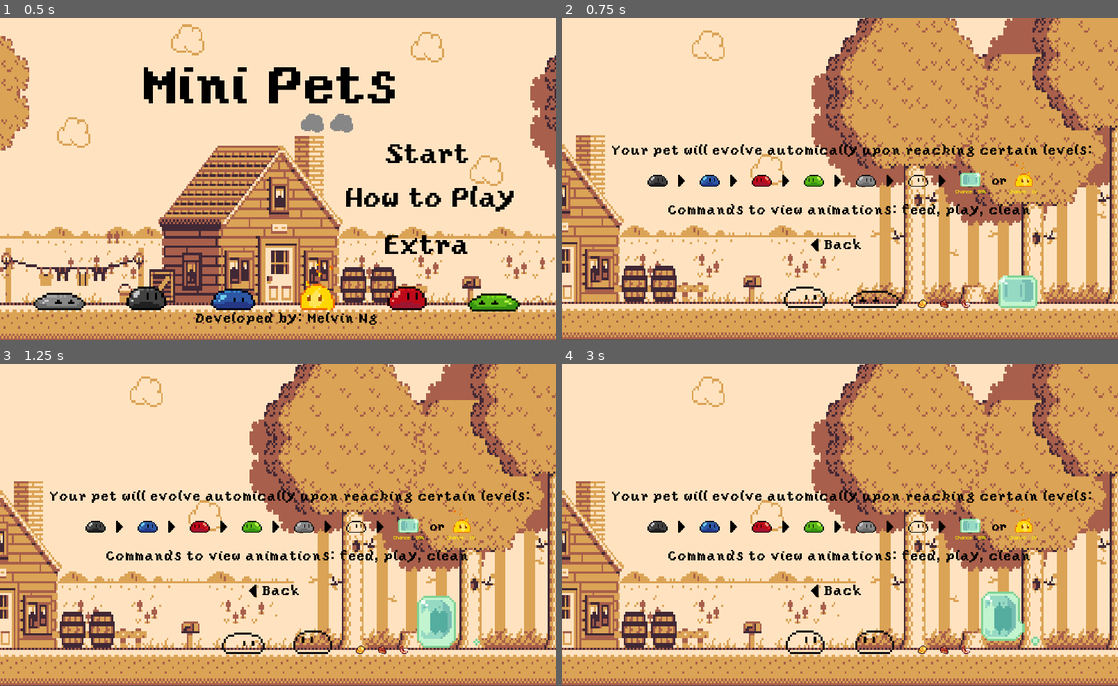
Above: before the commit, frames 1-4 (two rows, left to right).
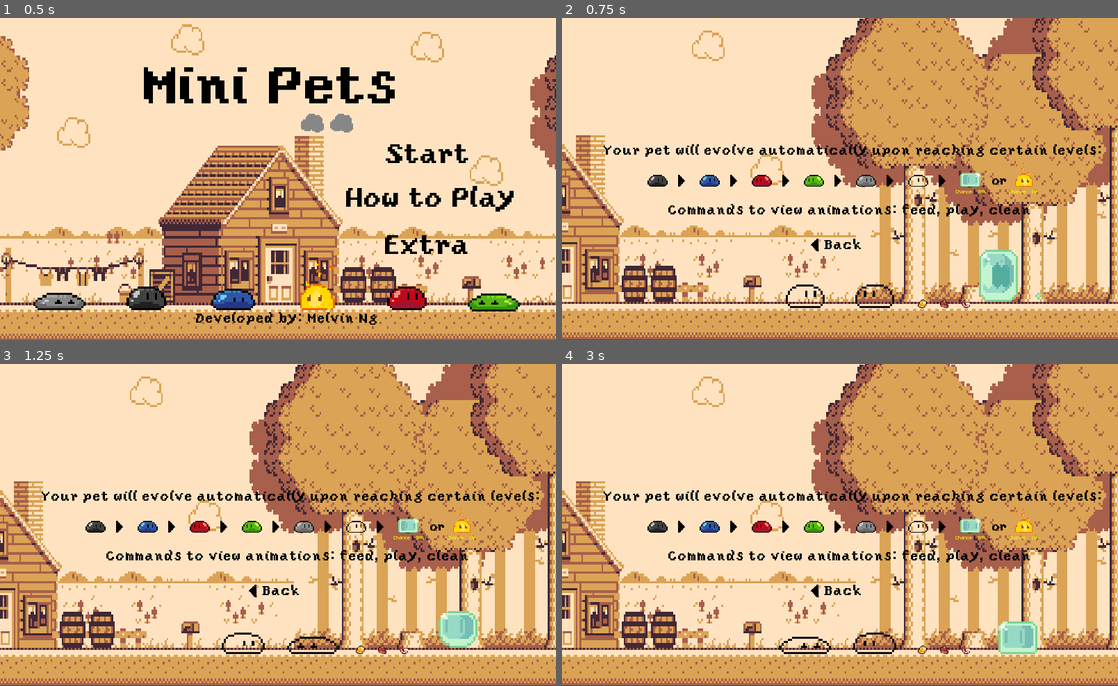
Above: after the commit, the same moments.

Repository: melvincwng/mini-pets
Game: Godot game, scene res://Scenes/MainMenu.tscn
The game is run twice, just before and just after one commit, with the same random seed, the same clock (stepped at 60 frames per second) and the same inputs.
Inputs (mouse positions are in pixels of both pictures, inside the frame that each line leads up to):
- Up to frame 1 (0.5 s): no input
- Up to frame 2 (0.75 s): click "Extra" at 0.5 s
- Up to frame 3 (1.25 s): no input
- Up to frame 4 (3 s): move the mouse to (962, 508) at 1.27 s; move the mouse to (728, 541) at 2.02 s; move the mouse to (895, 454) at 2.77 s

Frame 1 is identical in both runs. In frame 2, 3.0% of the frame differs, in the area x 7-97%, y 39-91%; in frame 3, 2.9%; in frame 4, 3.0%.

Commit message:
Correct spelling error in Extra.tscn & Remove grab_focus() in Input.gd

Diff:
--- a/Scenes/Extra.tscn
+++ b/Scenes/Extra.tscn
@@ -101,17 +101,16 @@
 autoplay = true
 
 [node name="Label" type="Label" parent="."]
-margin_left = 88.0
+margin_left = 72.0
 margin_top = 232.0
-margin_right = 937.0
+margin_right = 953.0
 margin_bottom = 258.0
 custom_fonts/font = SubResource( 2 )
 custom_colors/font_color = Color( 0, 0, 0, 1 )
-text = "Your pet will evolve automically upon reaching certain levels:"
-align = 1
-valign = 1
-__meta__ = {
-"_edit_lock_": true,
+text = "Your pet will evolve automatically upon reaching certain levels:"
+align = 1
+valign = 1
+__meta__ = {
 "_edit_use_anchors_": false
 }
 
@@ -296,6 +295,7 @@
 scale = Vector2( 4, 4 )
 frames = SubResource( 11 )
 animation = "Idle"
+frame = 4
 playing = true
 flip_h = true
 __meta__ = {
@@ -306,7 +306,7 @@
 position = Vector2( 192, 472 )
 scale = Vector2( 4, 4 )
 frames = SubResource( 12 )
-frame = 5
+frame = 4
 playing = true
 __meta__ = {
 "_edit_lock_": true
@@ -316,7 +316,6 @@
 position = Vector2( 448, 472 )
 scale = Vector2( 4, 4 )
 frames = SubResource( 13 )
-frame = 3
 playing = true
 __meta__ = {
 "_edit_lock_": true
@@ -326,7 +325,7 @@
 position = Vector2( 576, 472 )
 scale = Vector2( 4, 4 )
 frames = SubResource( 13 )
-frame = 2
+frame = 4
 playing = true
 flip_h = true
 __meta__ = {
--- a/Scenes/Input.gd
+++ b/Scenes/Input.gd
@@ -1,15 +1,13 @@
 extends LineEdit
 
-# Called when the node enters the scene tree for the first time.
 func _ready():
-	# when the line-edit node loads, it will automatically allow us to type
-	grab_focus()
-
-
-# Called every frame. 'delta' is the elapsed time since the previous frame.
-#func _process(delta):
-#	pass
-
+	pass
+	# when the line-edit node loads, using grab_focus() will automatically focus on the line-edit node
+	# hence allowing users to type immediately
+	# but I removed/commented it
+	# cause in mobile phones, it will automatically open the keyboard panel (distracting)
+	# Hence, now users can type still but only if they click the line-edit node area
+	# grab_focus()
 
 func _on_Input_text_entered(new_text):
 	clear()
--- a/Scenes/MainScene.tscn
+++ b/Scenes/MainScene.tscn
@@ -245,19 +245,29 @@
 
 [sub_resource type="SpriteFrames" id=1]
 animations = [ {
+"frames": [ ExtResource( 34 ), ExtResource( 36 ), ExtResource( 32 ), ExtResource( 33 ), ExtResource( 35 ) ],
+"loop": true,
+"name": "Clean",
+"speed": 5.0
+}, {
 "frames": [ ExtResource( 3 ), ExtResource( 6 ), ExtResource( 7 ), ExtResource( 4 ), ExtResource( 5 ) ],
 "loop": true,
 "name": "Idle",
 "speed": 5.0
 }, {
-"frames": [ ExtResource( 34 ), ExtResource( 36 ), ExtResource( 32 ), ExtResource( 33 ), ExtResource( 35 ) ],
-"loop": true,
-"name": "Clean",
-"speed": 5.0
-}, {
-"frames": [ ExtResource( 19 ), ExtResource( 14 ), ExtResource( 18 ), ExtResource( 16 ), ExtResource( 15 ), ExtResource( 17 ) ],
-"loop": true,
-"name": "Feed",
+"frames": [ ExtResource( 238 ), ExtResource( 237 ), ExtResource( 239 ), ExtResource( 236 ), ExtResource( 240 ) ],
+"loop": true,
+"name": "CleanMetal",
+"speed": 5.0
+}, {
+"frames": [ ExtResource( 59 ), ExtResource( 58 ), ExtResource( 57 ), ExtResource( 62 ), ExtResource( 61 ), ExtResource( 60 ) ],
+"loop": true,
+"name": "FeedBlack",
+"speed": 5.0
+}, {
+"frames": [ ExtResource( 141 ), ExtResource( 142 ), ExtResource( 143 ), ExtResource( 144 ), ExtResource( 145 ), ExtResource( 147 ) ],
+"loop": true,
+"name": "FeedGreen",
 "speed": 5.0
 }, {
 "frames": [ ExtResource( 40 ), ExtResource( 44 ), ExtResource( 43 ), ExtResource( 42 ), ExtResource( 41 ) ],
@@ -265,24 +275,9 @@
 "name": "IdleBlack",
 "speed": 5.0
 }, {
-"frames": [ ExtResource( 238 ), ExtResource( 237 ), ExtResource( 239 ), ExtResource( 236 ), ExtResource( 240 ) ],
-"loop": true,
-"name": "CleanMetal",
-"speed": 5.0
-}, {
-"frames": [ ExtResource( 59 ), ExtResource( 58 ), ExtResource( 57 ), ExtResource( 62 ), ExtResource( 61 ), ExtResource( 60 ) ],
-"loop": true,
-"name": "FeedBlack",
-"speed": 5.0
-}, {
 "frames": [ ExtResource( 93 ), ExtResource( 90 ), ExtResource( 94 ), ExtResource( 91 ), ExtResource( 92 ), ExtResource( 95 ) ],
 "loop": true,
 "name": "FeedBlue",
-"speed": 5.0
-}, {
-"frames": [ ExtResource( 141 ), ExtResource( 142 ), ExtResource( 143 ), ExtResource( 144 ), ExtResource( 145 ), ExtResource( 147 ) ],
-"loop": true,
-"name": "FeedGreen",
 "speed": 5.0
 }, {
 "frames": [ ExtResource( 224 ), ExtResource( 235 ), ExtResource( 228 ), ExtResource( 234 ), ExtResource( 226 ) ],
@@ -300,104 +295,109 @@
 "name": "PlayFire",
 "speed": 7.5
 }, {
-"frames": [ ExtResource( 115 ), ExtResource( 118 ), ExtResource( 116 ), ExtResource( 113 ), ExtResource( 117 ), ExtResource( 114 ) ],
-"loop": true,
-"name": "FeedRed",
-"speed": 5.0
-}, {
-"frames": [ ExtResource( 71 ), ExtResource( 72 ), ExtResource( 70 ), ExtResource( 68 ), ExtResource( 69 ) ],
-"loop": true,
-"name": "IdleBlue",
-"speed": 5.0
-}, {
 "frames": [ ExtResource( 225 ), ExtResource( 232 ), ExtResource( 233 ), ExtResource( 230 ), ExtResource( 231 ), ExtResource( 227 ), ExtResource( 229 ) ],
 "loop": true,
 "name": "FeedMetal",
 "speed": 7.5
 }, {
-"frames": [ ExtResource( 125 ), ExtResource( 127 ), ExtResource( 124 ), ExtResource( 126 ), ExtResource( 128 ) ],
-"loop": true,
-"name": "IdleGreen",
-"speed": 5.0
-}, {
-"frames": [ ExtResource( 49 ), ExtResource( 50 ), ExtResource( 45 ), ExtResource( 51 ), ExtResource( 46 ), ExtResource( 54 ), ExtResource( 48 ), ExtResource( 52 ), ExtResource( 53 ), ExtResource( 56 ), ExtResource( 55 ), ExtResource( 47 ) ],
-"loop": true,
-"name": "PlayBlack",
-"speed": 7.5
+"frames": [ ExtResource( 85 ), ExtResource( 86 ), ExtResource( 87 ), ExtResource( 88 ), ExtResource( 89 ) ],
+"loop": true,
+"name": "CleanBlue",
+"speed": 5.0
 }, {
 "frames": [ ExtResource( 64 ), ExtResource( 66 ), ExtResource( 67 ), ExtResource( 63 ), ExtResource( 65 ) ],
 "loop": false,
 "name": "CleanBlack",
 "speed": 5.0
 }, {
+"frames": [ ExtResource( 134 ), ExtResource( 135 ), ExtResource( 136 ), ExtResource( 138 ), ExtResource( 137 ), ExtResource( 139 ), ExtResource( 140 ), ExtResource( 129 ), ExtResource( 132 ), ExtResource( 133 ), ExtResource( 130 ), ExtResource( 131 ) ],
+"loop": true,
+"name": "PlayGreen",
+"speed": 7.5
+}, {
+"frames": [ ExtResource( 125 ), ExtResource( 127 ), ExtResource( 124 ), ExtResource( 126 ), ExtResource( 128 ) ],
+"loop": true,
+"name": "IdleGreen",
+"speed": 5.0
+}, {
+"frames": [ ExtResource( 156 ), ExtResource( 153 ), ExtResource( 154 ), ExtResource( 155 ), ExtResource( 152 ) ],
+"loop": true,
+"name": "IdleGrey",
+"speed": 5.0
+}, {
+"frames": [ ExtResource( 106 ), ExtResource( 103 ), ExtResource( 104 ), ExtResource( 105 ), ExtResource( 102 ), ExtResource( 101 ), ExtResource( 112 ), ExtResource( 107 ), ExtResource( 108 ), ExtResource( 109 ), ExtResource( 111 ), ExtResource( 110 ) ],
+"loop": true,
+"name": "PlayRed",
+"speed": 7.5
+}, {
+"frames": [ ExtResource( 151 ), ExtResource( 146 ), ExtResource( 150 ), ExtResource( 148 ), ExtResource( 149 ) ],
+"loop": true,
+"name": "CleanGreen",
+"speed": 5.0
+}, {
+"frames": [ ExtResource( 219 ), ExtResource( 216 ), ExtResource( 220 ), ExtResource( 218 ), ExtResource( 217 ), ExtResource( 221 ), ExtResource( 215 ), ExtResource( 222 ), ExtResource( 223 ) ],
+"loop": true,
+"name": "PlayMetal",
+"speed": 10.0
+}, {
+"frames": [ ExtResource( 49 ), ExtResource( 50 ), ExtResource( 45 ), ExtResource( 51 ), ExtResource( 46 ), ExtResource( 54 ), ExtResource( 48 ), ExtResource( 52 ), ExtResource( 53 ), ExtResource( 56 ), ExtResource( 55 ), ExtResource( 47 ) ],
+"loop": true,
+"name": "PlayBlack",
+"speed": 7.5
+}, {
+"frames": [ ExtResource( 71 ), ExtResource( 72 ), ExtResource( 70 ), ExtResource( 68 ), ExtResource( 69 ) ],
+"loop": true,
+"name": "IdleBlue",
+"speed": 5.0
+}, {
+"frames": [ ExtResource( 188 ), ExtResource( 183 ), ExtResource( 185 ), ExtResource( 194 ), ExtResource( 214 ), ExtResource( 181 ), ExtResource( 195 ), ExtResource( 193 ) ],
+"loop": true,
+"name": "FeedFire",
+"speed": 5.0
+}, {
+"frames": [ ExtResource( 189 ), ExtResource( 190 ), ExtResource( 191 ), ExtResource( 192 ), ExtResource( 197 ), ExtResource( 198 ), ExtResource( 196 ) ],
+"loop": true,
+"name": "CleanFire",
+"speed": 5.0
+}, {
+"frames": [ ExtResource( 177 ), ExtResource( 179 ), ExtResource( 173 ), ExtResource( 174 ), ExtResource( 175 ) ],
+"loop": true,
+"name": "CleanGrey",
+"speed": 5.0
+}, {
+"frames": [ ExtResource( 96 ), ExtResource( 97 ), ExtResource( 98 ), ExtResource( 99 ), ExtResource( 100 ) ],
+"loop": true,
+"name": "IdleRed",
+"speed": 5.0
+}, {
+"frames": [ ExtResource( 120 ), ExtResource( 119 ), ExtResource( 121 ), ExtResource( 122 ), ExtResource( 123 ) ],
+"loop": true,
+"name": "CleanRed",
+"speed": 5.0
+}, {
+"frames": [ ExtResource( 178 ), ExtResource( 169 ), ExtResource( 171 ), ExtResource( 170 ), ExtResource( 176 ), ExtResource( 172 ) ],
+"loop": true,
+"name": "FeedGrey",
+"speed": 5.0
+}, {
+"frames": [ ExtResource( 186 ), ExtResource( 182 ), ExtResource( 180 ), ExtResource( 182 ), ExtResource( 186 ) ],
+"loop": true,
+"name": "IdleFire",
+"speed": 5.0
+}, {
 "frames": [ ExtResource( 83 ), ExtResource( 74 ), ExtResource( 82 ), ExtResource( 78 ), ExtResource( 79 ), ExtResource( 77 ), ExtResource( 73 ), ExtResource( 80 ), ExtResource( 76 ), ExtResource( 81 ), ExtResource( 84 ), ExtResource( 75 ) ],
 "loop": true,
 "name": "PlayBlue",
 "speed": 7.5
 }, {
-"frames": [ ExtResource( 96 ), ExtResource( 97 ), ExtResource( 98 ), ExtResource( 99 ), ExtResource( 100 ) ],
-"loop": true,
-"name": "IdleRed",
-"speed": 5.0
-}, {
-"frames": [ ExtResource( 156 ), ExtResource( 153 ), ExtResource( 154 ), ExtResource( 155 ), ExtResource( 152 ) ],
-"loop": true,
-"name": "IdleGrey",
-"speed": 5.0
-}, {
-"frames": [ ExtResource( 134 ), ExtResource( 135 ), ExtResource( 136 ), ExtResource( 138 ), ExtResource( 137 ), ExtResource( 139 ), ExtResource( 140 ), ExtResource( 129 ), ExtResource( 132 ), ExtResource( 133 ), ExtResource( 130 ), ExtResource( 131 ) ],
-"loop": true,
-"name": "PlayGreen",
-"speed": 7.5
-}, {
-"frames": [ ExtResource( 219 ), ExtResource( 216 ), ExtResource( 220 ), ExtResource( 218 ), ExtResource( 217 ), ExtResource( 221 ), ExtResource( 215 ), ExtResource( 222 ), ExtResource( 223 ) ],
-"loop": true,
-"name": "PlayMetal",
-"speed": 10.0
-}, {
-"frames": [ ExtResource( 106 ), ExtResource( 103 ), ExtResource( 104 ), ExtResource( 105 ), ExtResource( 102 ), ExtResource( 101 ), ExtResource( 112 ), ExtResource( 107 ), ExtResource( 108 ), ExtResource( 109 ), ExtResource( 111 ), ExtResource( 110 ) ],
-"loop": true,
-"name": "PlayRed",
-"speed": 7.5
-}, {
-"frames": [ ExtResource( 189 ), ExtResource( 190 ), ExtResource( 191 ), ExtResource( 192 ), ExtResource( 197 ), ExtResource( 198 ), ExtResource( 196 ) ],
-"loop": true,
-"name": "CleanFire",
-"speed": 5.0
-}, {
-"frames": [ ExtResource( 85 ), ExtResource( 86 ), ExtResource( 87 ), ExtResource( 88 ), ExtResource( 89 ) ],
-"loop": true,
-"name": "CleanBlue",
-"speed": 5.0
-}, {
-"frames": [ ExtResource( 120 ), ExtResource( 119 ), ExtResource( 121 ), ExtResource( 122 ), ExtResource( 123 ) ],
-"loop": true,
-"name": "CleanRed",
-"speed": 5.0
-}, {
-"frames": [ ExtResource( 151 ), ExtResource( 146 ), ExtResource( 150 ), ExtResource( 148 ), ExtResource( 149 ) ],
-"loop": true,
-"name": "CleanGreen",
-"speed": 5.0
-}, {
-"frames": [ ExtResource( 178 ), ExtResource( 169 ), ExtResource( 171 ), ExtResource( 170 ), ExtResource( 176 ), ExtResource( 172 ) ],
-"loop": true,
-"name": "FeedGrey",
-"speed": 5.0
-}, {
-"frames": [ ExtResource( 188 ), ExtResource( 183 ), ExtResource( 185 ), ExtResource( 194 ), ExtResource( 214 ), ExtResource( 181 ), ExtResource( 195 ), ExtResource( 193 ) ],
-"loop": true,
-"name": "FeedFire",
-"speed": 5.0
-}, {
-"frames": [ ExtResource( 177 ), ExtResource( 179 ), ExtResource( 173 ), ExtResource( 174 ), ExtResource( 175 ) ],
-"loop": true,
-"name": "CleanGrey",
-"speed": 5.0
-}, {
-"frames": [ ExtResource( 186 ), ExtResource( 182 ), ExtResource( 180 ), ExtResource( 182 ), ExtResource( 186 ) ],
-"loop": true,
-"name": "IdleFire",
+"frames": [ ExtResource( 115 ), ExtResource( 118 ), ExtResource( 116 ), ExtResource( 113 ), ExtResource( 117 ), ExtResource( 114 ) ],
+"loop": true,
+"name": "FeedRed",
+"speed": 5.0
+}, {
+"frames": [ ExtResource( 19 ), ExtResource( 14 ), ExtResource( 18 ), ExtResource( 16 ), ExtResource( 15 ), ExtResource( 17 ) ],
+"loop": true,
+"name": "Feed",
 "speed": 5.0
 }, {
 "frames": [ ExtResource( 25 ), ExtResource( 29 ), ExtResource( 26 ), ExtResource( 27 ), ExtResource( 24 ), ExtResource( 28 ), ExtResource( 30 ), ExtResource( 23 ), ExtResource( 20 ), ExtResource( 21 ), ExtResource( 31 ), ExtResource( 22 ) ],
@@ -491,7 +491,7 @@
 scale = Vector2( 4, 4 )
 frames = SubResource( 1 )
 animation = "CleanMetal"
-frame = 4
+frame = 3
 playing = true
 offset = Vector2( 0, -10 )
 flip_h = true
